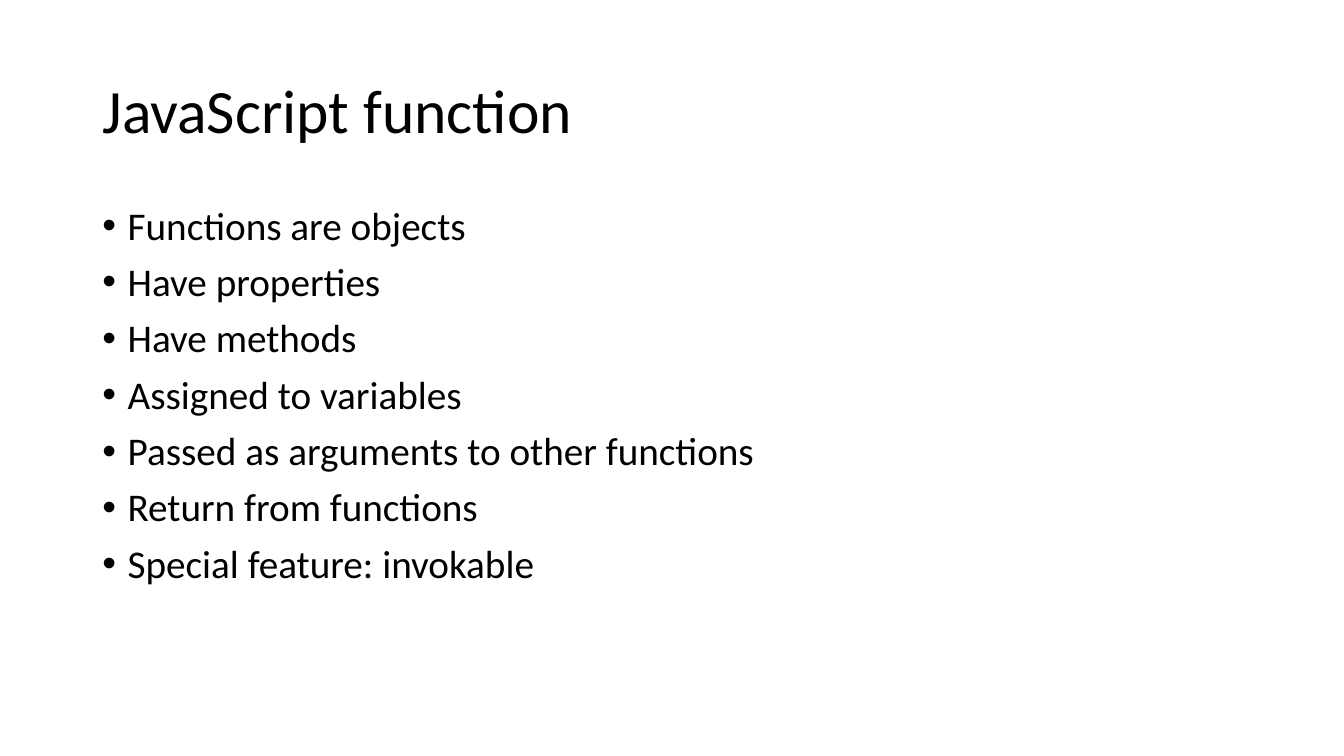
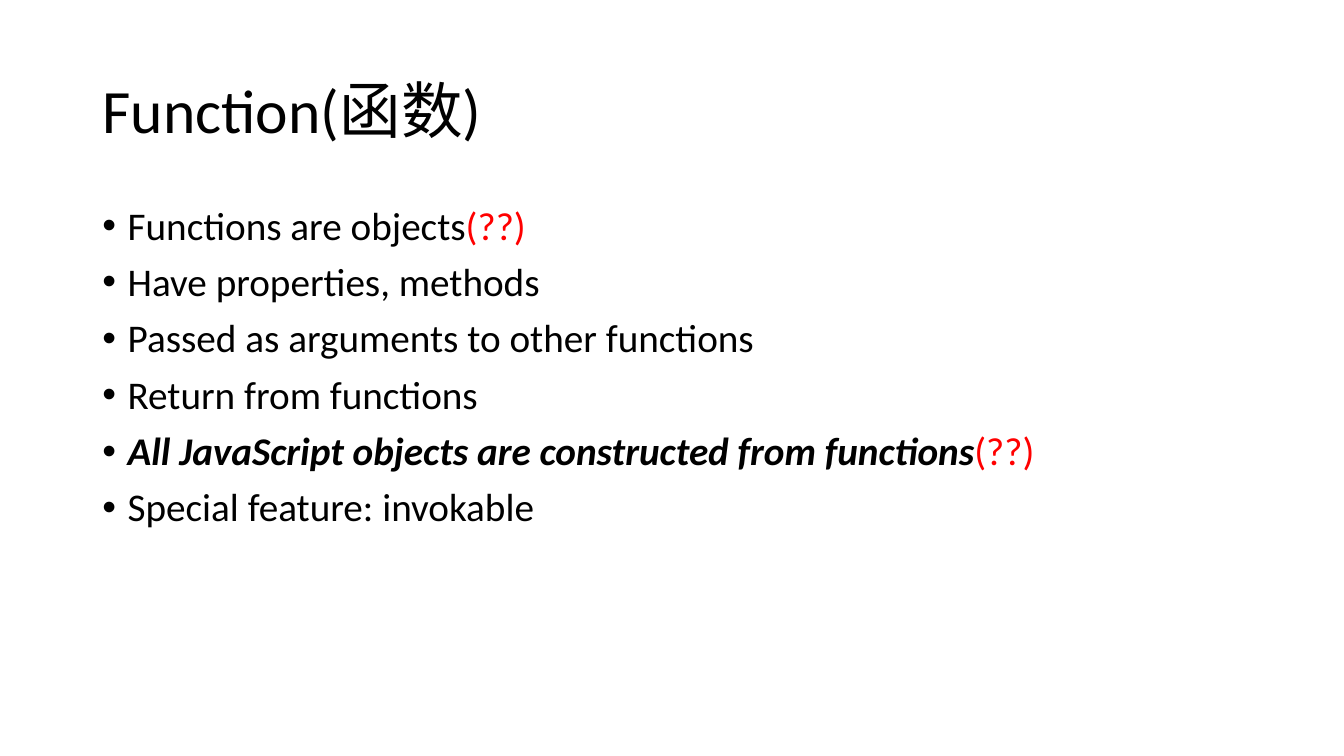
Before and after one commit to logan2013/java8, a slide deck: slide 6 of JavaScript.pptx. Drawn at 1344x756 pixels with LibreOffice and Linux fonts; fonts in the diff are those of the drawing. Boxes give left, top, right and bottom in pixels: in the first picture for what was removed or moved away, otherwise in the second. Text is boxed around its words. In the diff, an @@ line names an element or a change of style, - is before the commit and + after.

Commit message:
JavaScript

```diff
--- a/JavaScript.pptx
+++ b/JavaScript.pptx
@@ title at bbox=[102, 82, 481, 142]: text changed @@
-JavaScript function
+Function(函数)
@@ text at bbox=[128, 211, 540, 303]: text changed @@
-• Functions are objects
-• Have properties
-• Have methods
-• Assigned to variables
+• Functions are objects(??)
+• Have properties, methods
@@ text at bbox=[128, 436, 1035, 472]: paragraph added @@
+• All JavaScript objects are constructed from functions(??)
```
Also in this commit, not shown: 21 other slides changed, 22 slides added, 7 slides removed.
